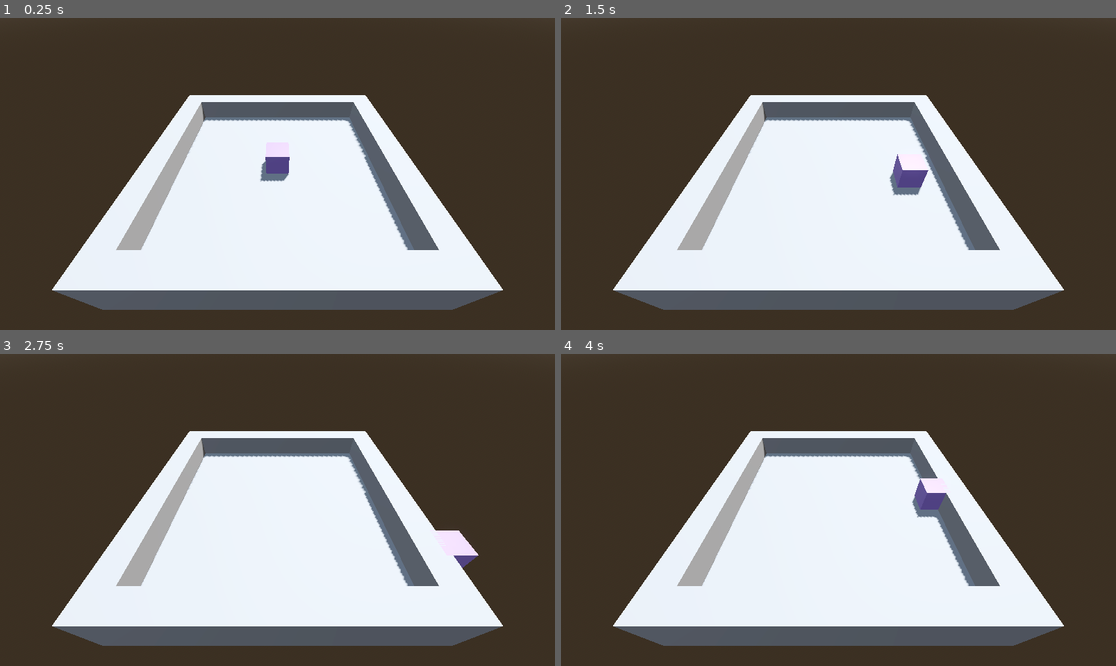
Above: before the commit, frames 1-4 (two rows, left to right).
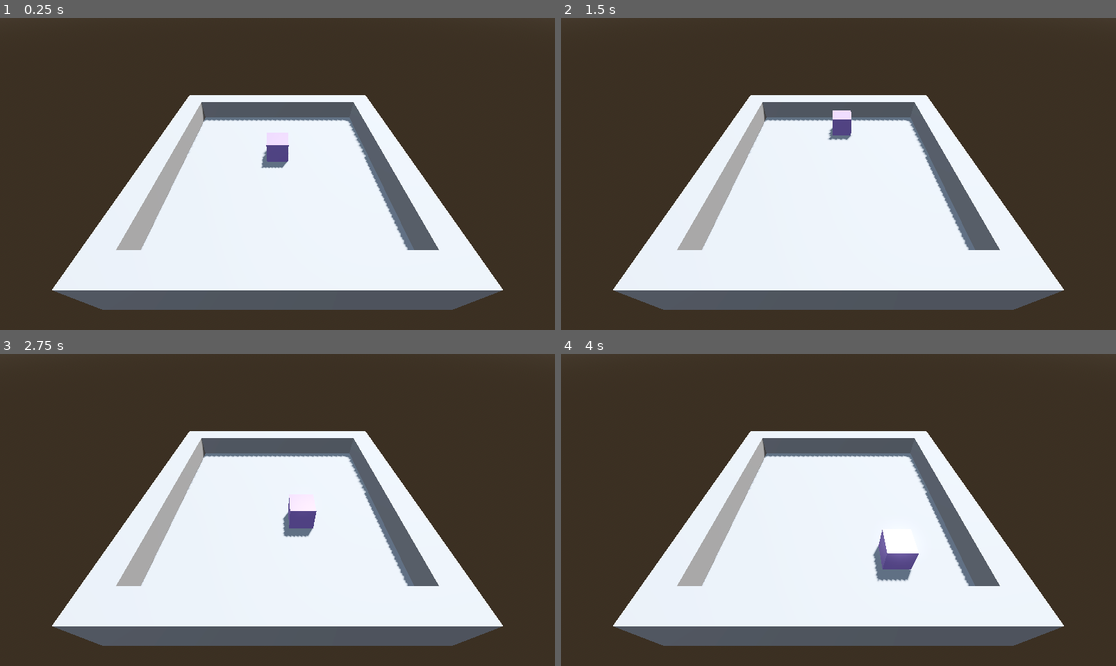
Above: after the commit, the same moments.

Repository: kosiyyu/masters-thesis
Game: Godot game, scene res://common/scenes/main.tscn
The game is run twice, just before and just after one commit, with the same random seed, the same clock (stepped at 60 frames per second) and the same inputs.
Inputs:
- Up to frame 1 (0.25 s): no input
- Up to frame 2 (1.5 s): hold D (move_right) 0.53-1.28 s; hold S (move_back) from 1.28 s (still down)
- Up to frame 3 (2.75 s): release S (move_back) at 2.03 s; hold D (move_right) from 2.03 s (still down)
- Up to frame 4 (4 s): release D (move_right) at 2.78 s; hold W (move_forward) 2.78-3.53 s; hold A (move_left) from 3.53 s (still down)

The runs differ from the first frame. In frame 1, 0.5% of the frame differs, in the area x 46-53%, y 36-53%; in frame 2, 0.8%; in frame 3, 0.9%; in frame 4, 1.3%, in the area x 56-70%, y 39-73%.

Commit message:
Add wall bounce

Diff:
--- a/common/scenes/main.tscn
+++ b/common/scenes/main.tscn
@@ -29,6 +29,7 @@
 transform = Transform3D(11, 0, 0, 0, 1, 0, 0, 0, 11, 0, 0, 0)
 
 [node name="CSGCombiner3D" type="CSGCombiner3D" parent="."]
+use_collision = true
 
 [node name="Corner0" type="CSGBox3D" parent="CSGCombiner3D"]
 transform = Transform3D(1, 0, 0, 0, 1, 0, 0, 0, 1, -5, 1, -5)
--- a/common/scripts/player_movement.gd
+++ b/common/scripts/player_movement.gd
@@ -1,9 +1,57 @@
 extends CharacterBody3D
 
-@export var SPEED = 4
+@export var speed = 200
+@export var is_auto_mode = true
+@export var time_interval = 2.0
 
-func _physics_process(delta: float) -> void:
-	var direction = Vector3.ZERO
+var rng = RandomNumberGenerator.new()
+var current_time = 0.0
+var current_direction = Vector3(0, 0, -1)
+
+func _ready() -> void:
+	rng.randomize()
+
+func _detect_wall_collision() -> Dictionary:
+	var result = {"collided": false, "normal": Vector3.ZERO}
+
+	var n: int = get_slide_collision_count()
+	for i in range(n):
+		var collision = get_slide_collision(i)
+		var collider = collision.get_collider()
+
+		if collider is CSGCombiner3D:
+			result.collided = true
+			result.normal = collision.get_normal()
+			break
+
+	return result
+
+func _bounce(wall_normal: Vector3) -> void:
+	current_direction = current_direction.reflect(wall_normal)
+
+	# Make sure we're not heading back into the wall
+	if current_direction.dot(wall_normal) < 0:
+		current_direction = - current_direction
+
+	# Thats equivalent of 15 deg
+	var angle_rad = 0.2518
+	current_direction = current_direction.rotated(Vector3.UP, rng.randf_range(-angle_rad, angle_rad))
+
+	current_direction = current_direction.normalized()
+
+func _auto_input(delta: float) -> void:
+	velocity.x = current_direction.x * speed * delta
+	velocity.z = current_direction.z * speed * delta
+
+	move_and_slide()
+
+	var collision_info = _detect_wall_collision()
+
+	if collision_info.collided:
+		_bounce(collision_info.normal)
+
+func _keyboard_input(delta: float) -> void:
+	var direction: Vector3 = Vector3.ZERO
 
 	if Input.is_action_pressed("move_right"):
 		direction.x += 1
@@ -21,7 +69,13 @@
 	if direction != Vector3.ZERO:
 		direction = direction.normalized()
 
-	velocity.x = direction.x * SPEED
-	velocity.z = direction.z * SPEED
+	velocity.x = direction.x * speed * delta
+	velocity.z = direction.z * speed * delta
 
 	move_and_slide()
+
+func _physics_process(delta: float) -> void:
+	if !is_auto_mode:
+		_keyboard_input(delta)
+	else:
+		_auto_input(delta)
